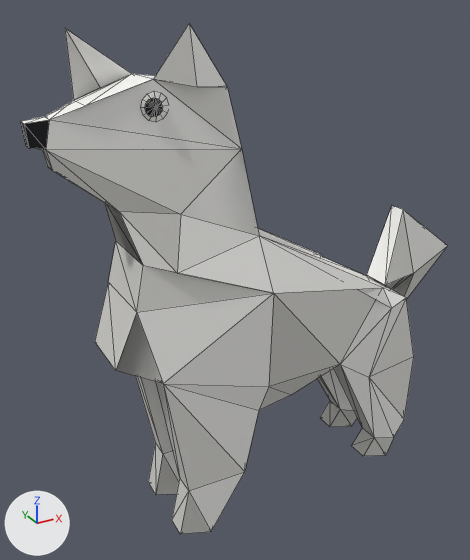
The glTF model models/custom/anjing_putih.glb: old version first, new version second.
Rendered twice from a 50 mm camera at (-0.132, -0.241, 0.243) aimed at (0.006, 0.01, 0.117). Every picture has the same lights, and +X, +Y and +Z are marked at lower left. The older version comes first. Mesh edges are drawn as thin lines. Where no turn or scale is listed for an object, it has been applied to the vertices. Vertices at exactly the same position are counted once.

The first picture shows 'anjing_putih'.
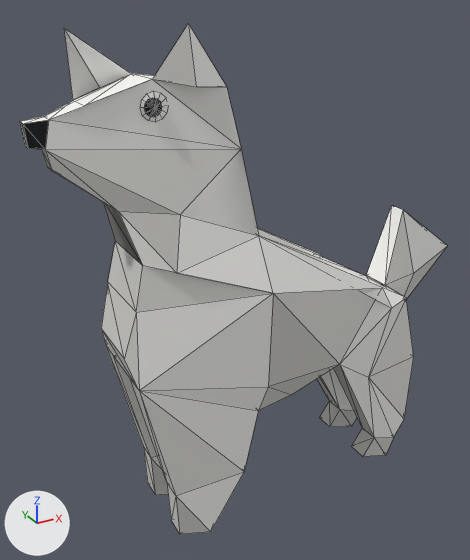
Patch to the scene script:
```diff
--- a/models/custom/anjing_putih.glb.py
+++ b/models/custom/anjing_putih.glb.py
@@ me_anjing_putih @@
 # used by ob_anjing_putih; location = (0.0239, 0.0, 0.1166)
-me_anjing_putih.from_pydata(...)  # 194 vertices, 278 faces; spans x -0.109..0.109, y -0.028..0.028, z -0.117..0.117
+me_anjing_putih.from_pydata(...)  # 194 vertices, 280 faces; spans x -0.109..0.109, y -0.028..0.028, z -0.117..0.117
+# me_anjing_putih part 1: all 2 vertices in x -0.07, y 0.013..0.024, z -0.022 are moved by (-0.01, -0.002, -0.002)
+# me_anjing_putih part 2: all 2 vertices in x -0.07, y -0.024..-0.013, z -0.022 are moved by (-0.01, 0.002, -0.002)
+# me_anjing_putih part 3: all 4 vertices in x -0.059, y -0.021..0.021, z -0.086 are moved by (-0.006, 0.0, 0.0)
+# me_anjing_putih part 4: the 1 vertex in x -0.087, y -0.014, z -0.016 is moved by (0.004, -0.001, 0.005)
+# me_anjing_putih part 5: the 1 vertex in x -0.087, y 0.014, z -0.016 is moved by (0.004, 0.001, 0.005)
 me_anjing_putih.materials.append(mat_paper_black)
@@ ob_anjing_putih @@
 ob_anjing_putih = bpy.data.objects.new('anjing_putih', me_anjing_putih)
-ob_anjing_putih.location = (0.0239, 0.0, 0.1166)
+ob_anjing_putih.location = (0.0236, 0.0, 0.1166)
```

Location of each change, [x1, y1, x2, y2] in pixels of the pictures (470 x 560 px; the box of a moved part takes in the faces that stretch with it):
'anjing_putih', reshaped, moved
    before: [20, 24, 447, 534]
    after: [20, 23, 447, 534]
part 1 of me_anjing_putih, moved or reshaped
    before: [136, 376, 173, 454]
    after: [106, 347, 157, 458]
part 2 of me_anjing_putih, moved or reshaped
    before: [137, 293, 274, 491]
    after: [131, 293, 273, 495]
part 3 of me_anjing_putih, moved or reshaped
    before: [148, 443, 245, 534]
    after: [143, 447, 244, 534]
part 4 of me_anjing_putih, moved or reshaped
    before: [109, 283, 163, 383]
    after: [108, 282, 139, 389]
part 5 of me_anjing_putih, moved or reshaped
    before: [95, 282, 116, 370]
    after: [101, 284, 138, 388]
